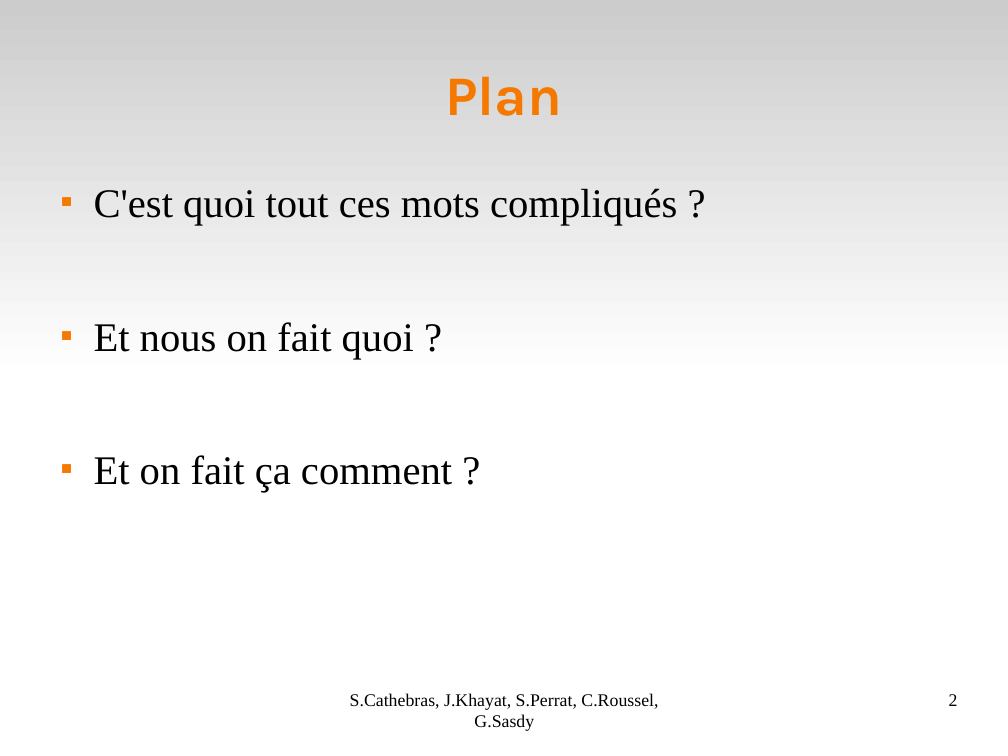
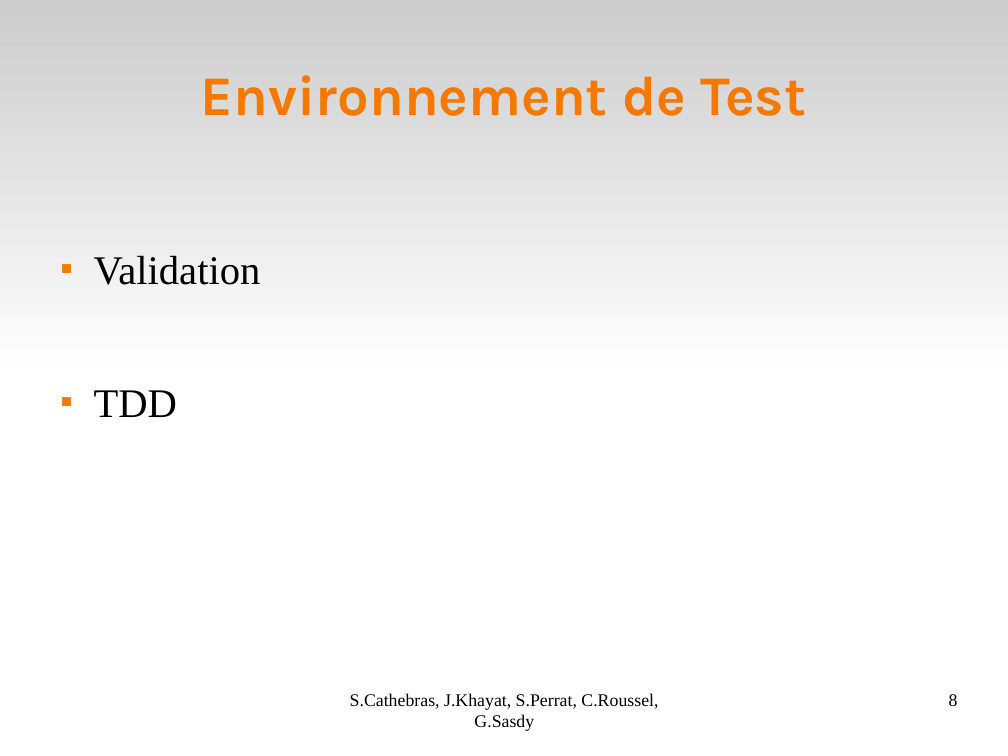
Before and after one commit to Darktrop/git-mediawiki-ensimag, a slide deck: slide 8 of sheme/presoutenance/Bilan.odp (slide 2 before the commit). Drawn at 1008x756 pixels with LibreOffice and Linux fonts; fonts in the diff are those of the drawing. Boxes give left, top, right and bottom in pixels: in the first picture for what was removed or moved away, otherwise in the second. Text is boxed around its words. In the diff, an @@ line names an element or a change of style, - is before the commit and + after.

```diff
--- a/sheme/presoutenance/Bilan.odp
+++ b/sheme/presoutenance/Bilan.odp
@@ title at [201,75,806,116]: text changed @@
-Plan
+Environnement de Test
@@ text at [94,255,261,417]: text changed @@
-■ C'est quoi tout ces mots compliqués ?
-■ Et nous on fait quoi ?
-■ Et on fait ça comment ?
+■ Validation
+■ TDD
@@ page number at [949,694,958,706]: text changed @@
-2
+8
```
Also in this commit, not shown: 4 other slides changed, 7 slides added.
